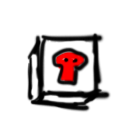
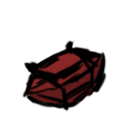
The second 128 x 128 image is a revision of the first. Changes to its layers:
added layer "Ebene 17" above "Ebene 18" over [22,39,107,112]
added layer "Ebene 18" above "Ebene 11" over [25,42,104,108]
hid "Ebene 12" over [50,46,90,88]
hid "Ebene 5" over [26,32,111,113]
